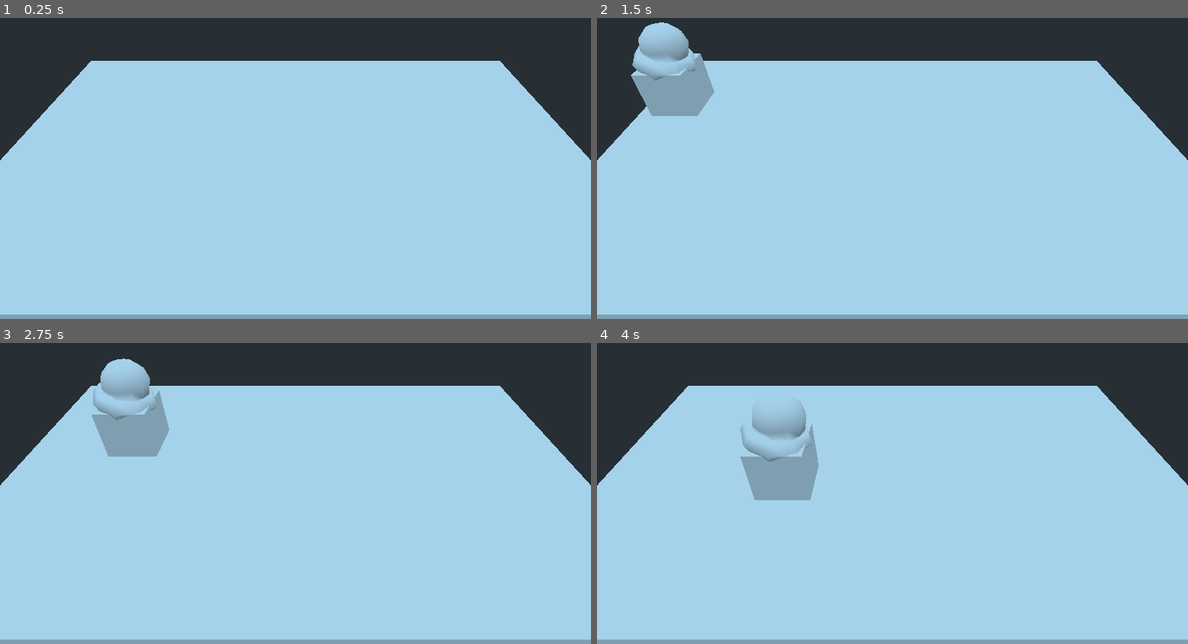
Above: before the commit, frames 1-4 (two rows, left to right).
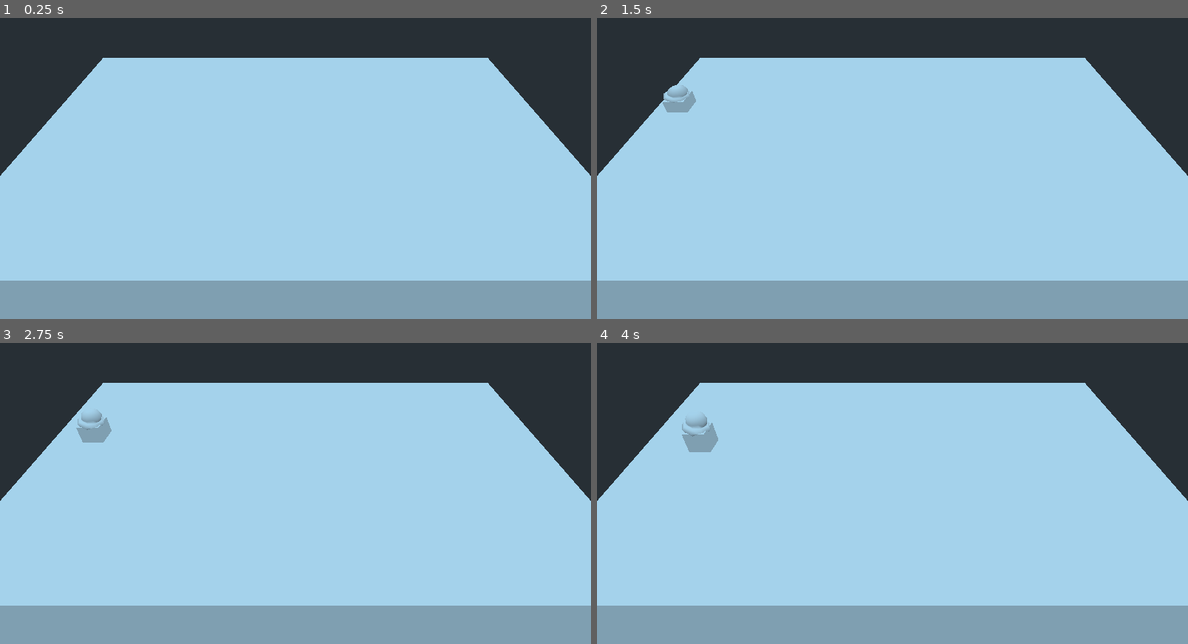
Above: after the commit, the same moments.

Repository: patan3/banana
Game: Godot game, scene res://Template1_2dCharacter/src/Playground_pierre.tscn
Two runs of this game, one before a commit and one after it. Both use one fixed random seed, a clock stepped at 60 frames per second and the inputs below. This scene is started directly instead of the project's main scene.
Inputs (mouse positions are in pixels of both pictures, inside the frame that each line leads up to):
- Up to frame 1 (0.25 s): no input
- Up to frame 2 (1.5 s): tap Enter at 0.5 s; move the mouse to (1022, 129) at 0.52 s; hold D (right) 0.53-1.28 s; hold Space (slide) 0.53-1.28 s; move the mouse to (774, 162) at 1.27 s; hold S (down) from 1.28 s (still down); tap Space (slide) at 1.35 s
- Up to frame 3 (2.75 s): move the mouse to (354, 394) at 2.02 s; release S (down) at 2.03 s; hold D (right) from 2.03 s (still down); hold Space (slide) from 2.03 s (still down)
- Up to frame 4 (4 s): move the mouse to (862, 541) at 2.77 s; release D (right) at 2.78 s; release Space (slide) at 2.78 s; hold W (up) 2.78-3.53 s; tap Space (slide) at 2.85 s; move the mouse to (1069, 523) at 3.52 s; hold A (left) from 3.53 s (still down); hold Space (slide) from 3.53 s (still down)

The runs differ from the first frame. In frame 1, 13% of the frame differs, in the area x 0-100%, y 13-99%; in frame 2, 16%; in frame 3, 16%; in frame 4, 16%.

Commit message:
enemy works

Diff:
--- a/Template1_2dCharacter/src/Enemy/Enemy.tscn
+++ b/Template1_2dCharacter/src/Enemy/Enemy.tscn
@@ -5,18 +5,102 @@
 [ext_resource path="res://Template1_2dCharacter/src/Enemy/Enemy.gd" type="Script" id=4]
 
 [sub_resource type="SphereShape" id=5]
-radius = 1.41687
+radius = 0.652525
 
 [sub_resource type="Animation" id=2]
 length = 0.001
+tracks/0/type = "value"
+tracks/0/path = NodePath("skin:translation")
+tracks/0/interp = 1
+tracks/0/loop_wrap = true
+tracks/0/imported = false
+tracks/0/enabled = true
+tracks/0/keys = {
+"times": PoolRealArray( 0 ),
+"transitions": PoolRealArray( 1 ),
+"update": 0,
+"values": [ Vector3( 0, 0, 0 ) ]
+}
+tracks/1/type = "value"
+tracks/1/path = NodePath("skin:rotation_degrees")
+tracks/1/interp = 1
+tracks/1/loop_wrap = true
+tracks/1/imported = false
+tracks/1/enabled = true
+tracks/1/keys = {
+"times": PoolRealArray( 0 ),
+"transitions": PoolRealArray( 1 ),
+"update": 0,
+"values": [ Vector3( 0, 0, 0 ) ]
+}
+tracks/2/type = "value"
+tracks/2/path = NodePath("skin:scale")
+tracks/2/interp = 1
+tracks/2/loop_wrap = true
+tracks/2/imported = false
+tracks/2/enabled = true
+tracks/2/keys = {
+"times": PoolRealArray( 0 ),
+"transitions": PoolRealArray( 1 ),
+"update": 0,
+"values": [ Vector3( 0.5, 0.5, 0.5 ) ]
+}
 
 [sub_resource type="Animation" id=3]
 resource_name = "flip"
 length = 0.75
+tracks/0/type = "value"
+tracks/0/path = NodePath("skin:translation")
+tracks/0/interp = 1
+tracks/0/loop_wrap = true
+tracks/0/imported = false
+tracks/0/enabled = true
+tracks/0/keys = {
+"times": PoolRealArray( 0, 0.4 ),
+"transitions": PoolRealArray( 1, 1 ),
+"update": 0,
+"values": [ Vector3( 0, 0, 0 ), Vector3( 0, 0.76032, 0.781382 ) ]
+}
+tracks/1/type = "value"
+tracks/1/path = NodePath("skin:rotation_degrees")
+tracks/1/interp = 1
+tracks/1/loop_wrap = true
+tracks/1/imported = false
+tracks/1/enabled = true
+tracks/1/keys = {
+"times": PoolRealArray( 0, 0.4 ),
+"transitions": PoolRealArray( 1, 1 ),
+"update": 0,
+"values": [ Vector3( 0, 0, 0 ), Vector3( 98.231, 0, 0 ) ]
+}
+tracks/2/type = "value"
+tracks/2/path = NodePath("skin:scale")
+tracks/2/interp = 1
+tracks/2/loop_wrap = true
+tracks/2/imported = false
+tracks/2/enabled = true
+tracks/2/keys = {
+"times": PoolRealArray( 0, 0.2, 0.4 ),
+"transitions": PoolRealArray( 1, 1, 1 ),
+"update": 0,
+"values": [ Vector3( 0.5, 0.5, 0.5 ), Vector3( 0.5, 0.5, 0.5 ), Vector3( 0, 0, 0 ) ]
+}
 
 [sub_resource type="Animation" id=4]
 resource_name = "idle"
 loop = true
+tracks/0/type = "value"
+tracks/0/path = NodePath("skin:scale")
+tracks/0/interp = 1
+tracks/0/loop_wrap = true
+tracks/0/imported = false
+tracks/0/enabled = true
+tracks/0/keys = {
+"times": PoolRealArray( 0, 0.5 ),
+"transitions": PoolRealArray( 1, 1 ),
+"update": 0,
+"values": [ Vector3( 0.5, 0.5, 0.5 ), Vector3( 0.5, 0.3, 0.5 ) ]
+}
 
 [node name="Enemy" type="KinematicBody" groups=["enemies"]]
 collision_layer = 2
@@ -28,7 +112,7 @@
 
 [node name="Idle" type="Node" parent="StateMachine"]
 script = ExtResource( 1 )
-speed = 100.0
+speed = 25.0
 
 [node name="CollisionShape2D" type="CollisionShape" parent="."]
 shape = SubResource( 5 )
@@ -40,6 +124,7 @@
 anims/idle = SubResource( 4 )
 
 [node name="skin" type="CSGBox" parent="."]
+transform = Transform( 0.5, 0, 0, 0, 0.5, 0, 0, 0, 0.5, 0, 0, 0 )
 width = 1.5
 height = 1.5
 depth = 1.5
--- a/Template1_2dCharacter/src/Playground.tscn
+++ b/Template1_2dCharacter/src/Playground.tscn
@@ -10,7 +10,6 @@
 current = true
 
 [node name="Player" parent="." instance=ExtResource( 1 )]
-position = Vector2( 977, 745 )
 
 [node name="MomentumTimer" parent="Player/StateMachine/Move/Slide" index="0"]
 wait_time = 5.0
--- a/Template1_2dCharacter/src/Playground_pierre.tscn
+++ b/Template1_2dCharacter/src/Playground_pierre.tscn
@@ -5,7 +5,7 @@
 [node name="Playground_pierre" type="Spatial"]
 
 [node name="EnemyManager" parent="." instance=ExtResource( 2 )]
-transform = Transform( 1, 0, 0, 0, 1, 0, 0, 0, 1, 0, 0.438461, 0 )
+transform = Transform( 1, 0, 0, 0, 1, 0, 0, 0, 1, 0, 0.3, 0 )
 startSpawnInterval = 5.0
 difficultyIncreaseTimer = 10.0
 
@@ -16,5 +16,5 @@
 depth = 11.5196
 
 [node name="Camera" type="Camera" parent="."]
-transform = Transform( 1, 0, 0, 0, 0.767937, 0.640525, 0, -0.640525, 0.767937, 0, 7.6746, 9.46175 )
+transform = Transform( 1, 0, 0, 0, 0.767937, 0.640525, 0, -0.640525, 0.767937, 0, 8.04615, 10.4521 )
 fov = 50.0
--- a/project.godot
+++ b/project.godot
@@ -43,6 +43,11 @@
 MusicManager="*res://Template1_2dCharacter/src/AudioManager/MusicManager.gd"
 SfxManager="*res://Template1_2dCharacter/src/AudioManager/SFXManager.gd"
 
+[display]
+
+window/stretch/mode="2d"
+window/stretch/aspect="keep"
+
 [gui]
 
 common/drop_mouse_on_gui_input_disabled=true
@@ -84,6 +89,7 @@
 
 2d_physics/layer_1="player"
 2d_physics/layer_2="enemies"
+2d_physics/layer_3="world"
 
 [physics]
 
